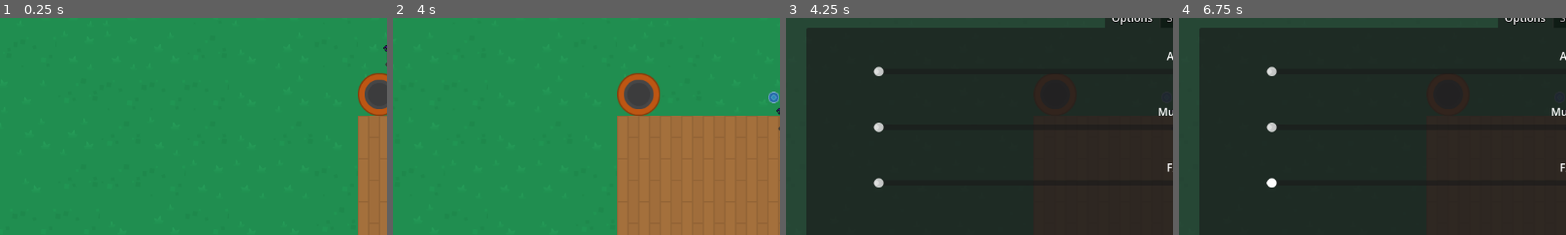
Above: before the commit, frames 1-4 (left to right).
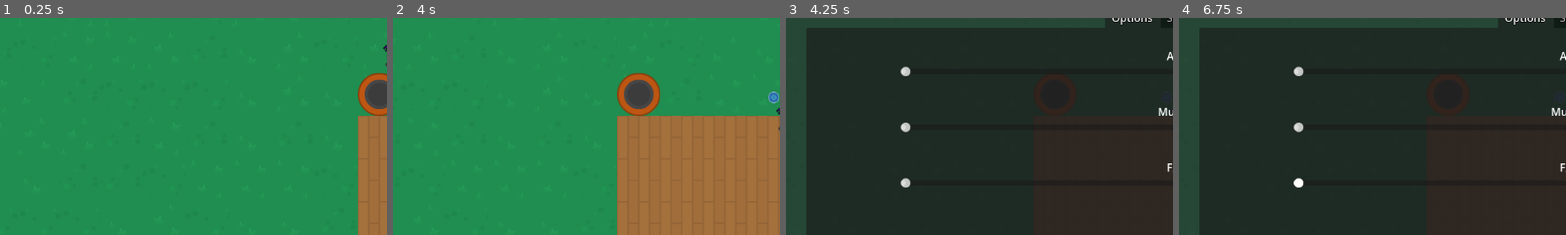
Above: after the commit, the same moments.

Repository: ChristopherDebray/godot_base
Game: Godot game, scene res://scenes/level/levels/level_test.tscn
Two runs of this game, one before a commit and one after it. Both use one fixed random seed, a clock stepped at 60 frames per second and the inputs below.
Inputs (mouse positions are % of the whole screen's width and height, from its top left):
- Up to frame 1 (0.25 s): no input
- Up to frame 2 (4 s): tap Enter at 0.5 s; move the mouse to (72, 45) at 0.52 s; hold D (right) 0.53-1.28 s; tap 3 (b_3_action) at 0.6 s; move the mouse to (30, 55) at 1.27 s; hold S (down) 1.28-2.03 s; click (30, 55) at 1.35 s; move the mouse to (60, 28) at 2.02 s; hold D (right) 2.03-2.78 s; tap E (validate) at 2.1 s; move the mouse to (45, 70) at 2.77 s; hold W (up) 2.78-3.53 s; tap 1 (x_1_action) at 2.85 s; move the mouse to (80, 65) at 3.52 s; hold A (left) from 3.53 s (still down); tap 2 (y_2_action) at 3.6 s
- Up to frame 3 (4.25 s): keep holding A (left); tap Escape (pause) at 4.15 s
- Up to frame 4 (6.75 s): move the mouse to (20, 35) at 4.27 s; tap 3 (b_3_action) at 4.35 s; tap Space at 5, 6.5 s; move the mouse to (55, 50) at 5.02 s; release A (left) at 5.03 s; hold S (down) 5.03-5.78 s; click (55, 50) at 5.1 s; tap Enter at 5.75 s; move the mouse to (35, 25) at 5.77 s; hold D (right) 5.78-6.53 s; tap E (validate) at 5.85 s; move the mouse to (72, 45) at 6.52 s; hold W (up) from 6.53 s (still down); tap 1 (x_1_action) at 6.6 s
The pictures show only the part of the screen within x 0-50%, y 7-57%; the shares and areas given below are measured in that part.

Frames 1-2 are identical in both runs. In frame 3, 0.6% of the frame differs, in the area x 22-33%, y 22-79%; in frame 4, 0.6%.

Commit message:
feat: Added assets

Diff:
--- a/scenes/ui/pause_ui.tscn
+++ b/scenes/ui/pause_ui.tscn
@@ -55,9 +55,9 @@
 anchor_bottom = 1.0
 grow_horizontal = 2
 grow_vertical = 2
-theme_override_constants/margin_left = 100
+theme_override_constants/margin_left = 140
 theme_override_constants/margin_top = 30
-theme_override_constants/margin_right = 100
+theme_override_constants/margin_right = 140
 theme_override_constants/margin_bottom = 30
 
 [node name="VBoxContainer4" type="VBoxContainer" parent="MarginContainer/TabContainer/Options/MarginContainer"]
Binary file added: assets/objects/candle.png
Not shown, added: assets/objects/candle.png.import
Binary file added: assets/structure/bridge_no_link.png
Not shown, added: assets/structure/bridge_no_link.png.import
Binary file added: assets/structure/pillar.png
Not shown, added: assets/structure/pillar.png.import
Binary file added: assets/wilderness/bush.png
Not shown, added: assets/wilderness/bush.png.import
Binary file added: assets/wilderness/tree_none.png
Not shown, added: assets/wilderness/tree_none.png.import
Binary file added: assets/wilderness/tree_round.png
Not shown, added: assets/wilderness/tree_round.png.import
(and 2 more such lines)
